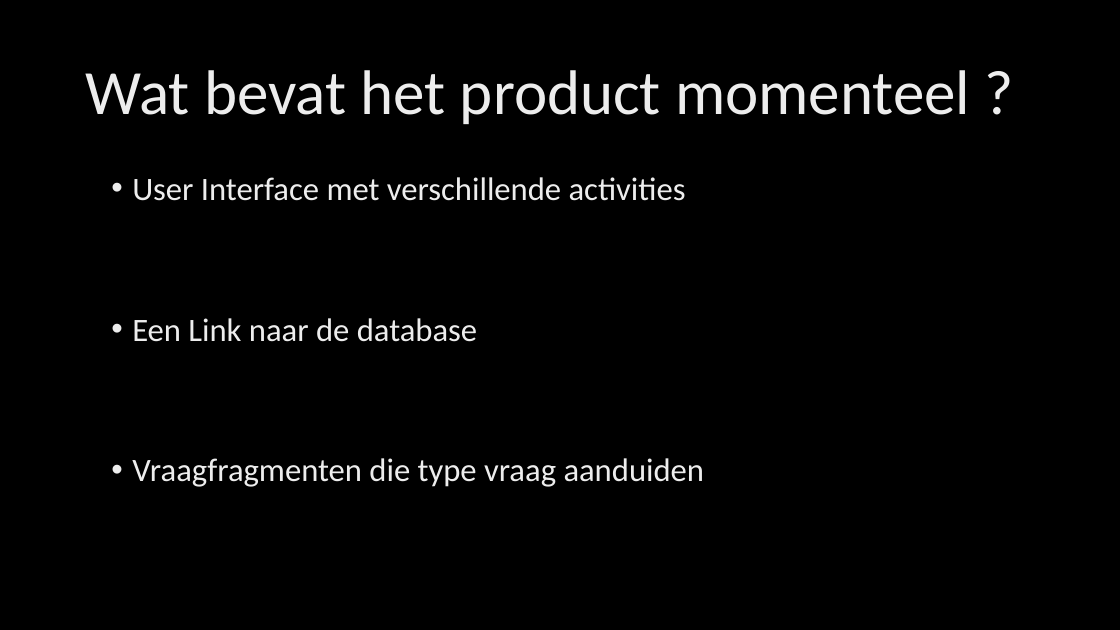
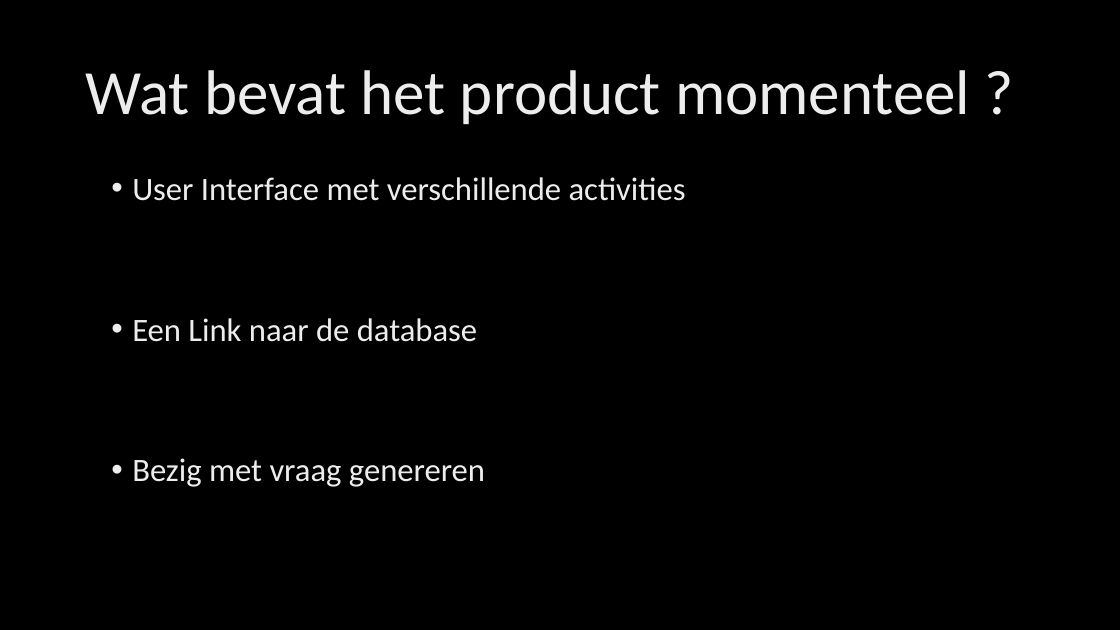
Before and after one commit to Agarwaemben/UUIntroProject, a slide deck: slide 4 of Drive/TussenPresentatie.pptx. Drawn at 1120x630 pixels with LibreOffice and Linux fonts; fonts in the diff are those of the drawing; background and template pictures are left out. Boxes give left, top, right and bottom in pixels: in the first picture for what was removed or moved away, otherwise in the second. Text is boxed around its words. In the diff, an @@ line names an element or a change of style, - is before the commit and + after.

```diff
--- a/Drive/TussenPresentatie.pptx
+++ b/Drive/TussenPresentatie.pptx
@@ text at [132, 458, 485, 487]: text changed @@
-• Vraagfragmenten die type vraag aanduiden
+• Bezig met vraag genereren
```
Also in this commit, not shown: 1 other slide changed, 1 slide added, 6 other files.
